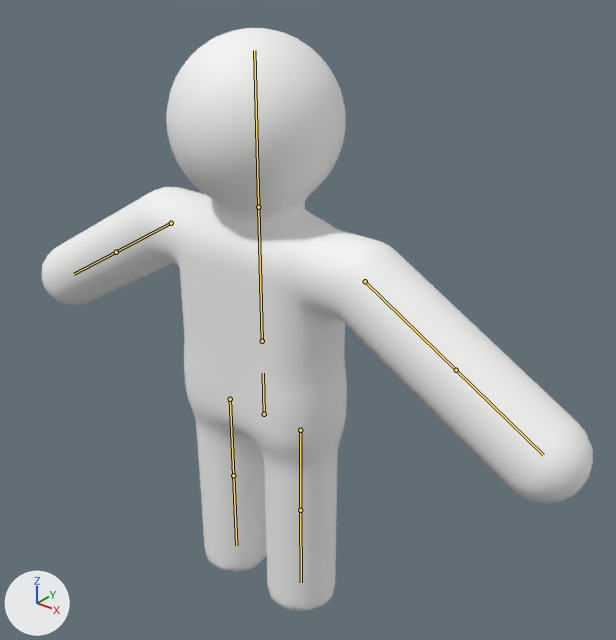
An edit to the glTF model assets/character.glb, drawn before and after from the same camera.
Camera for both pictures: a 50 mm lens placed at (1.68, -1.85, 2.27), pointed at (0.14, 0.06, 1.08). The lights are fixed; the arrows at lower left show +X, +Y and +Z. The picture after the commit comes second. The bones that change, and the others that lie on the model, are drawn over the model as lines.

In view in the first picture: 'Character'.
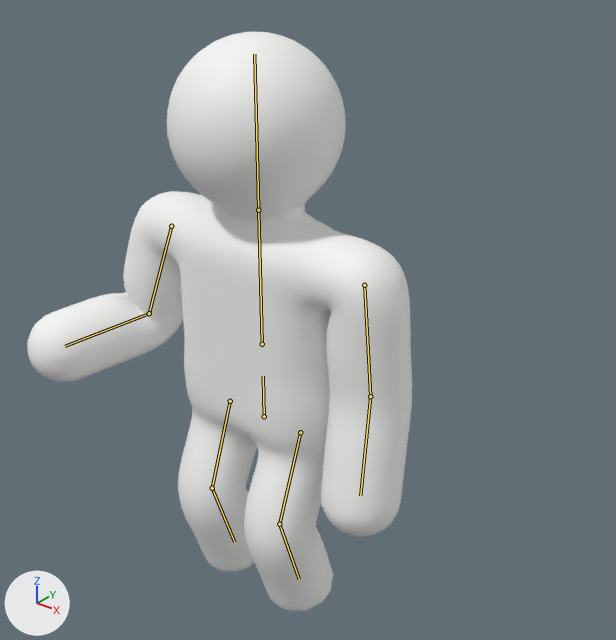
The newer file adds an action. The first version stands in its rest pose; the second is drawn at frame 2 of the action 'HoldThrow'.

The change, as a diff of the scene's bpy script:
```diff
--- a/assets/character.glb.py
+++ b/assets/character.glb.py
@@ bone_hips @@
 bone_hips = bpy.data.objects['CharacterRig'].pose.bones['hips']  # child of 'root'
-bone_hips.location = (0.0, 0.0, 0.0)
+bone_hips.location = (0.0, -0.01, 0.0)
@@ bone_upper_arm_l @@
 bone_upper_arm_l = bpy.data.objects['CharacterRig'].pose.bones['upper_arm.L']  # child of 'spine'
-bone_upper_arm_l.rotation_quaternion = (1.0, 0.0, 0.0, 0.0)  # degrees (0, 0, 0)
+bone_upper_arm_l.rotation_quaternion = (0.889, 0.0, 0.0, -0.459)  # degrees (0, 0, -55)
@@ bone_forearm_l @@
 bone_forearm_l = bpy.data.objects['CharacterRig'].pose.bones['forearm.L']  # child of 'upper_arm.L'
-bone_forearm_l.rotation_quaternion = (1.0, 0.0, 0.0, 0.0)  # degrees (0, 0, 0)
+bone_forearm_l.rotation_quaternion = (0.993, 0.119, 0.0, -0.003)  # degrees (14, 0, 0)
@@ bone_upper_arm_r @@
 bone_upper_arm_r = bpy.data.objects['CharacterRig'].pose.bones['upper_arm.R']  # child of 'spine'
-bone_upper_arm_r.rotation_quaternion = (1.0, 0.0, 0.0, 0.0)  # degrees (0, 0, 0)
+bone_upper_arm_r.rotation_quaternion = (0.928, 0.066, 0.0, 0.367)  # degrees (7, -3, 43)
@@ bone_forearm_r @@
 bone_forearm_r = bpy.data.objects['CharacterRig'].pose.bones['forearm.R']  # child of 'upper_arm.R'
-bone_forearm_r.rotation_quaternion = (1.0, 0.0, 0.0, 0.0)  # degrees (0, 0, 0)
+bone_forearm_r.rotation_quaternion = (0.809, 0.561, 0.0, -0.175)  # degrees (68, 11, -17)
@@ bone_thigh_l @@
 bone_thigh_l = bpy.data.objects['CharacterRig'].pose.bones['thigh.L']  # child of 'hips'
-bone_thigh_l.rotation_quaternion = (1.0, 0.0, 0.0, 0.0)  # degrees (0, 0, 0)
+bone_thigh_l.rotation_quaternion = (-0.985, -0.174, 0.0, 0.0)  # degrees (20, 0, 0)
@@ bone_shin_l @@
 bone_shin_l = bpy.data.objects['CharacterRig'].pose.bones['shin.L']  # child of 'thigh.L'
-bone_shin_l.rotation_quaternion = (1.0, 0.0, 0.0, 0.0)  # degrees (0, 0, 0)
+bone_shin_l.rotation_quaternion = (0.946, -0.324, 0.0, 0.0)  # degrees (-38, 0, 0)
@@ bone_thigh_r @@
 bone_thigh_r = bpy.data.objects['CharacterRig'].pose.bones['thigh.R']  # child of 'hips'
-bone_thigh_r.rotation_quaternion = (1.0, 0.0, 0.0, 0.0)  # degrees (0, 0, 0)
+bone_thigh_r.rotation_quaternion = (-0.985, -0.174, 0.0, 0.0)  # degrees (20, 0, 0)
@@ bone_shin_r @@
 bone_shin_r = bpy.data.objects['CharacterRig'].pose.bones['shin.R']  # child of 'thigh.R'
-bone_shin_r.rotation_quaternion = (1.0, 0.0, 0.0, 0.0)  # degrees (0, 0, 0)
+bone_shin_r.rotation_quaternion = (0.946, -0.324, 0.0, 0.0)  # degrees (-38, 0, 0)
```

Where the change shows, as pixel boxes (x1, y1, x2, y2) in the pictures (616 x 640 px):
'Character', posed (30% narrower): before (42, 28, 593, 611); after (27, 32, 412, 612)
bone 'hips', root to tip: before (264, 414) to (263, 373); after (264, 416) to (263, 376)
bone 'upper_arm.L', root to tip: before (365, 281) to (456, 370); after (364, 285) to (370, 396)
bone 'forearm.L', root to tip: before (456, 370) to (543, 455); after (370, 396) to (360, 495)
bone 'upper_arm.R', root to tip: before (171, 223) to (116, 252); after (171, 226) to (149, 313)
bone 'forearm.R', root to tip: before (116, 252) to (74, 274); after (149, 313) to (65, 346)
bone 'thigh.L', root to tip: before (300, 430) to (300, 510); after (300, 432) to (279, 524)
bone 'shin.L', root to tip: before (300, 510) to (301, 582); after (279, 524) to (299, 579)
bone 'thigh.R', root to tip: before (230, 399) to (233, 475); after (230, 401) to (212, 488)
bone 'shin.R', root to tip: before (233, 475) to (236, 545); after (212, 488) to (234, 542)
